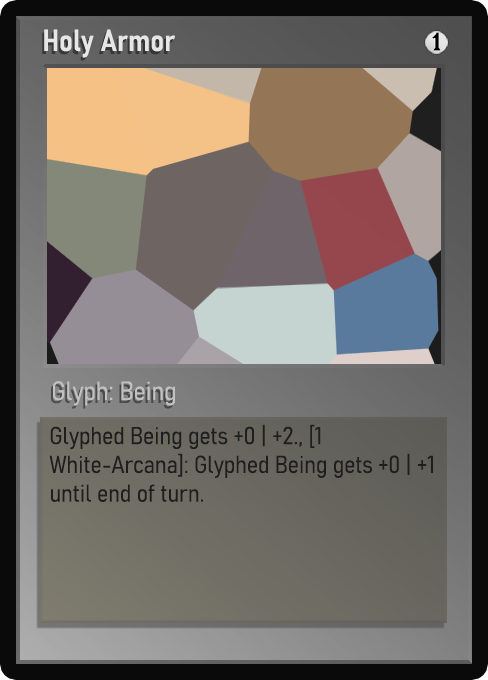
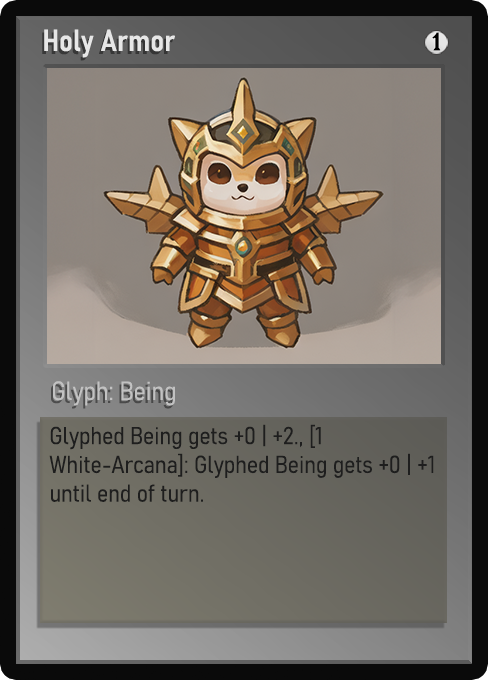
The second 488px x 680px image is a revision of the first. Changes to its layers:
painted on "Name" over [61, 35, 162, 58]
painted on "Class" over [53, 381, 175, 406]
painted on "Desc_norm" over [52, 424, 434, 502]
painted on "Artwork" over [47, 68, 441, 364]
